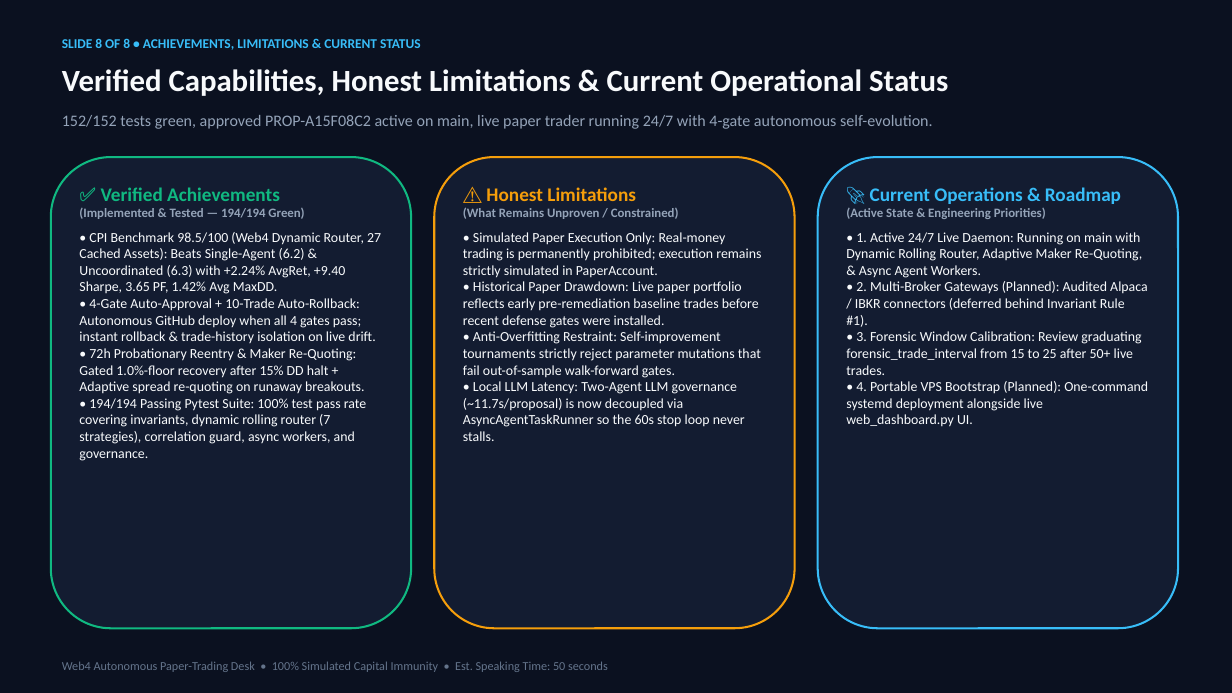
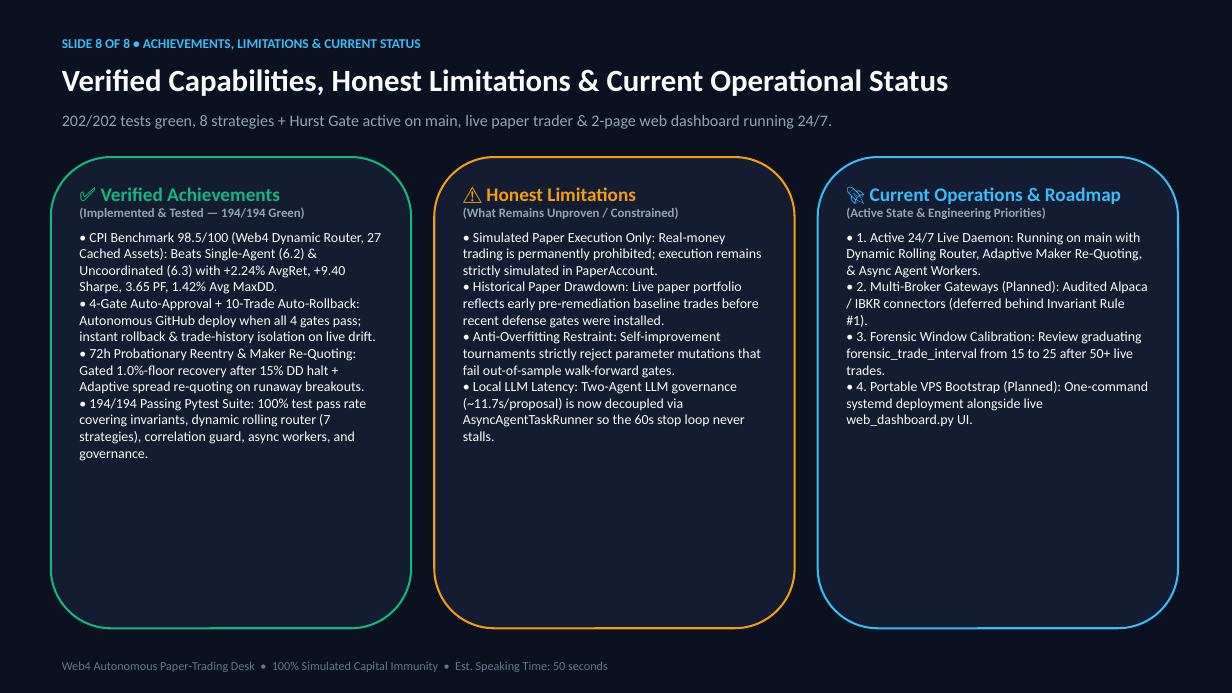
Before and after one commit to iShmuel/web4-trading-agent, a slide deck: slide 8 of web4_trading_agent_presentation.pptx. Drawn at 1232x693 pixels with LibreOffice and Linux fonts; fonts in the diff are those of the drawing. Boxes give left, top, right and bottom in pixels: in the first picture for what was removed or moved away, otherwise in the second. Text is boxed around its words. In the diff, an @@ line names an element or a change of style, - is before the commit and + after.

Commit message:
docs(presentation): update deck to 8 strategies, 202/202 tests, and 95.3 CPI

```diff
--- a/web4_trading_agent_presentation.pptx
+++ b/web4_trading_agent_presentation.pptx
@@ text at <box>62,115,833,129</box>: text changed @@
-152/152 tests green, approved PROP-A15F08C2 active on main, live paper trader running 24/7 with 4-gate autonomous self-evolution.
+202/202 tests green, 8 strategies + Hurst Gate active on main, live paper trader & 2-page web dashboard running 24/7.
```
Also in this commit, not shown: 2 other slides changed, 5 other files.
